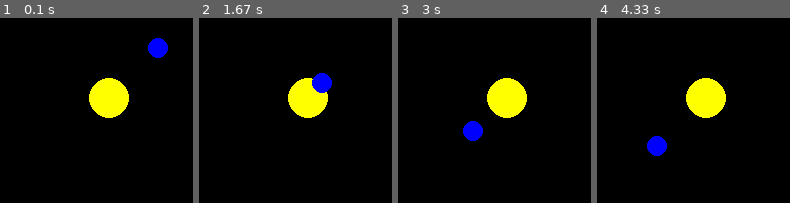
Above: before the commit, frames 1-4 (left to right).
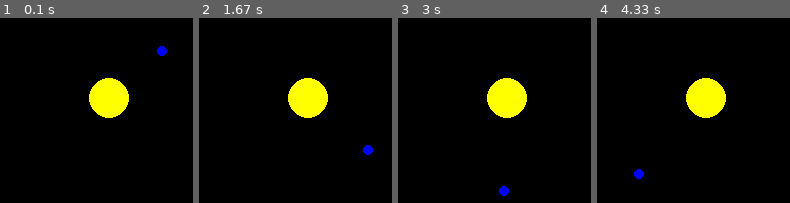
Above: after the commit, the same moments.

Repository: cdfricke/PyGame
Game: pygame game, started from game.py
Two runs of this game, one before a commit and one after it. Both use one fixed random seed, a clock stepped at 60 frames per second and the inputs below.
Inputs:
- Up to frame 1 (0.1 s): no input
- Up to frame 2 (1.67 s): no input
- Up to frame 3 (3 s): no input
- Up to frame 4 (4.33 s): no input

The runs differ from the first frame. In frame 1, 0.6% of the frame differs, in the area x 76-88%, y 10-22%; in frame 2, 1.1%, in the area x 58-91%, y 29-75%; in frame 3, 1.1%; in frame 4, 1.1%.

Commit message:
update to physics, beginning of object array handling for N-bodies

Diff:
--- a/game.py
+++ b/game.py
@@ -1,42 +1,39 @@
 # File: game.py
 # Programmer: Connor Fricke (cd.fricke23@gmail.com)
 # Last Revision:
-#   28-Feb-2024 ---> defined commonly used vectors, object class, initialized project
+#   28-FEB-2024 ---> defined commonly used vectors, object class, initialized project
+#   29-FEB-2024 ---> defined gravity as inverse square law, assessed TODO list
 # TODO:
-#   - Find a good way to implement flipping of inFront boolean
+#   - Do force calculation from object array to prepare for N-body sim
+#   - Allow for movement of sun
+#   - Create and randomize locations / velocities of N-bodies
+#   - Correct behavior of gravity for very small r
 
 import pygame
-
+HEIGHT = 720
+WIDTH = 720
 #pygame initialization boilerplate
 pygame.init()
-screen = pygame.display.set_mode((720,720))
+screen = pygame.display.set_mode((WIDTH,HEIGHT))
 clock = pygame.time.Clock()
-running = True
-dt = 0
+
+# necessary misc variables to keep track of
+running = True  # for game loop
+dt = 0          # for framerate independent physics
+GRAV = 50.0     # gravitational constant, increasing this increases "strength" of gravity
+inFront = True  # to decide which object to draw "on top"
+frame = 0       # to keep track of frame number
 
 # ***** VECTORS AND REFERENCE POINTS *****
 # NOTE: in PyGame, the origin is the top left corner of the screen
-xhat = pygame.Vector2(1.0, 0.0)
-yhat = pygame.Vector2(0.0, 1.0)
-zeroVec = pygame.Vector2(0.0, 0.0)
-up_right = (xhat - yhat) / (2 ** 0.5)
-down_right = (xhat + yhat) / (2 ** 0.5)
-center = pygame.Vector2(screen.get_width() / 2.0, screen.get_height() / 2.0)
-origin = zeroVec
+xhat = pygame.Vector2(1.0, 0.0)     # DIRECTION: RIGHT
+yhat = pygame.Vector2(0.0, 1.0)     # DIRECTION: DOWN
+zero = pygame.Vector2(0.0, 0.0)     # ZERO VECTOR
+center = pygame.Vector2(WIDTH / 2.0, HEIGHT / 2.0)  # DEFINED CENTER OF THE SCREEN
 
 # ***** CLASS DEFINITION *****
 class Object:
     """This is the base object of my game. It is drawn in game as a circle"""
-    def __init__(self):
-        # constants
-        self.RADIUS = 20.0
-        self.COLOR = "blue"
-        self.MASS = 1.0
-        # variables
-        self.position = center          # set position at middle of screen
-        self.velocity = zeroVec         # set velocity to zero
-        self.acceleration = zeroVec     # set acceleration to zero
-
     def __init__(self, radius, mass, color):
         # constants
         self.RADIUS = radius
@@ -44,9 +41,9 @@
         self.COLOR = color
         # variables
         self.position = center          # set position at middle of screen
-        self.velocity = zeroVec         # set velocity to zero
-        self.acceleration = zeroVec     # set acceleration to zero
-        self.force = zeroVec            # this is the force that the current object "feels"
+        self.velocity = zero            # set velocity to zero
+        self.acceleration = zero        # set acceleration to zero
+        self.force = zero               # this is the force that the current object "feels"
 
     # call draw() to automatically draw the circle with it's current attributes
     def draw(self):
@@ -54,18 +51,31 @@
 
     def update(self, deltaTime):
         # update acceleration, velocity, and position
-        self.acceleration = self.force / orbitor.MASS
-        self.velocity += orbitor.acceleration
-        self.position += orbitor.velocity * deltaTime
+        self.acceleration = self.force / self.MASS
+        self.velocity += self.acceleration
+        self.position += self.velocity * deltaTime
 
+    #def getForce(self, objectArray):
+    #    for obj in objectArray:
+    #        radialVec = obj.position - self.position
+    #        self.force += radialVec
+
+# ***** INITIAL CONDITIONS *****
+STARTVEL = (50*xhat) + (50*yhat)
 STARTPOS = center + (50*xhat) - (50*yhat)
-orbitor = Object(mass=100.0, color="blue", radius=10.0)
+
+# orbitor object
+orbitor = Object(mass=50.0, color="blue", radius=5.0)
 orbitor.position = STARTPOS
+orbitor.velocity = STARTVEL
 
+# sun object, default position and velocity (centered, zero)
 sun = Object(mass=100.0, color="yellow",radius=20.0)
 
-inFront = True  # to decide which object to draw "on top"
-accumulatedTime = 0.0   # to record the amount of time passed
+# store objects into an array
+objArray = []
+objArray.append(orbitor)
+objArray.append(sun)
 
 # ***** GAME LOOP *****
 while running:
@@ -86,27 +96,32 @@
         sun.draw()
 
     # force points from circle position to the center
-    force = (sun.position - orbitor.position)
+    rVec = (orbitor.position - sun.position)
+    distanceTo = rVec.magnitude()
+    rhat = rVec / distanceTo
 
-    orbitor.force = force
+    print(distanceTo)
+
+    if (distanceTo > sun.RADIUS):
+        orbitor.force = -((GRAV * sun.MASS * orbitor.MASS) / (distanceTo * distanceTo)) * rhat
 
     # update acceleration, velocity, and position
     VxBefore = orbitor.velocity.x
     orbitor.update(dt)
     VxAfter = orbitor.velocity.x
 
-    # reverse direction at edges
-    if ( (orbitor.position.y - orbitor.RADIUS) < 0 or (orbitor.position.y + orbitor.RADIUS) > screen.get_height()):
-        orbitor.velocity.y *= -1   # reverse velocity y component
-    if ( (orbitor.position.x - orbitor.RADIUS) < 0 or (orbitor.position.x + orbitor.RADIUS) > screen.get_width()):
-        orbitor.velocity.x *= -1   # reverse velocity x component
+    # IF NECESSARY, reverse direction at edges
+    #if ( (orbitor.position.y - orbitor.RADIUS) < 0 or (orbitor.position.y + orbitor.RADIUS) > screen.get_height()):
+    #    orbitor.velocity.y *= -1   # reverse velocity y component
+    #if ( (orbitor.position.x - orbitor.RADIUS) < 0 or (orbitor.position.x + orbitor.RADIUS) > screen.get_width()):
+    #    orbitor.velocity.x *= -1   # reverse velocity x component
 
     # flip() display to send work to the screen
     pygame.display.flip()
 
     # limit to 60 fps
     dt = clock.tick(60) / 1000
-    accumulatedTime += dt
+    frame += 1
 
     # trigger the flipping of "inFront" when the x component of velocity changes sign
     if (VxBefore * VxAfter < 0):
Not shown, changed: install.log
